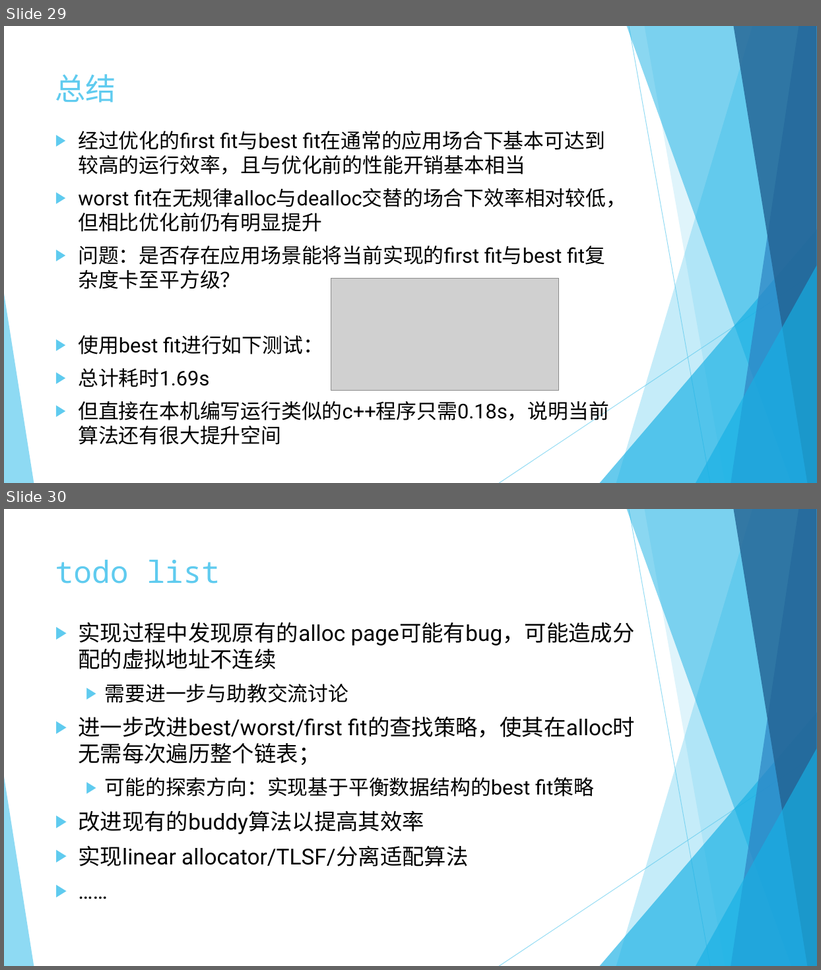
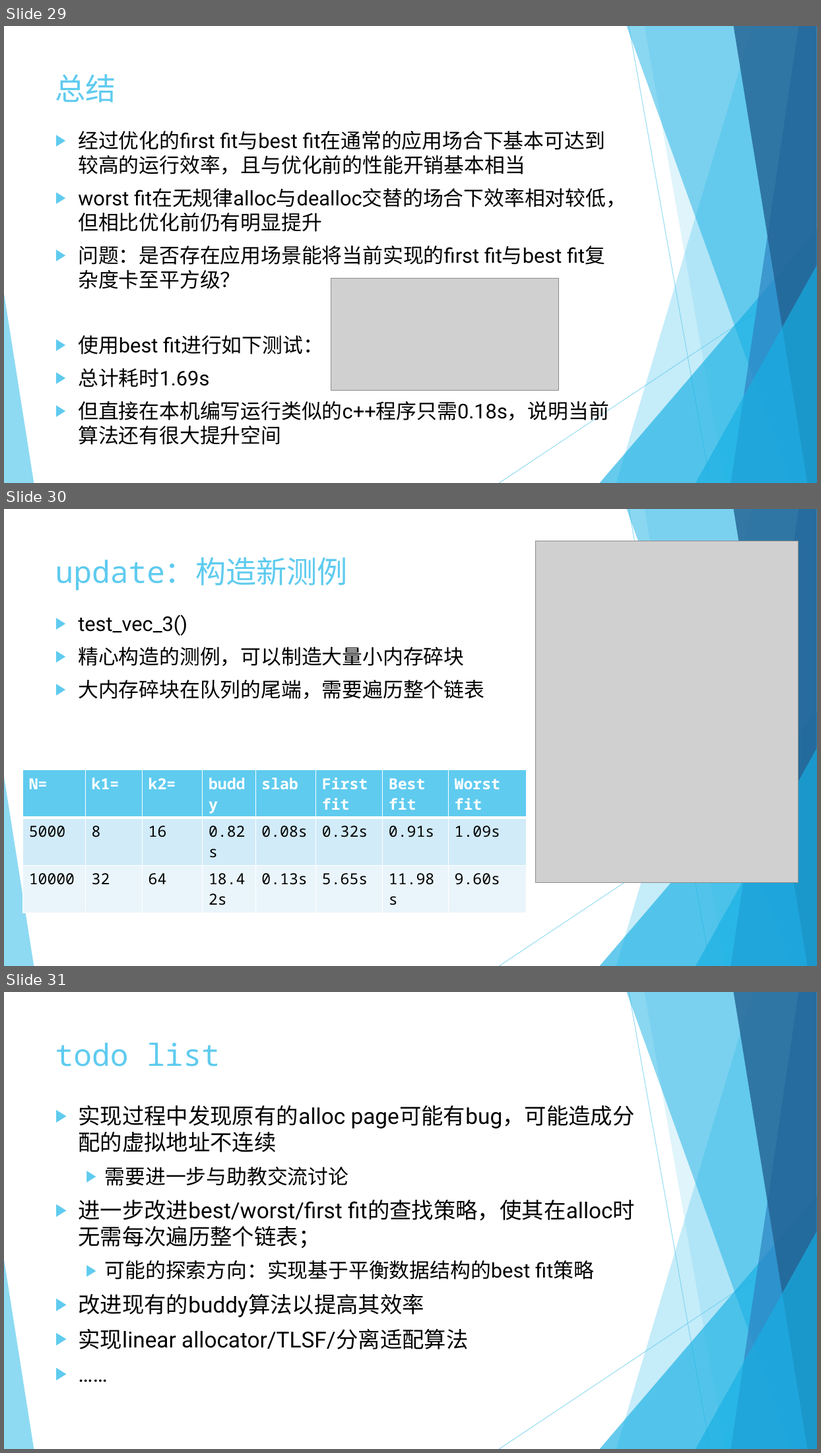
Before and after one commit to rcore-os/mem_malloc_subsystem, a slide deck: slides/week8.pptx. Shown one above the other, each under a label of ours: slides 29 and 30 before the commit, slides 29, 30 and 31 after it. The pictures are 821x970 and 821x1453 pixels, drawn with LibreOffice and Linux fonts; fonts in the diff are those of the drawing; grey boxes stand for pictures. Boxes give left, top, right and bottom in pixels: in the first picture for what was removed or moved away, otherwise in the second. Text is boxed around its words. In the diff, an @@ line names an element or a change of style, - is before the commit and + after.

```diff
--- a/slides/week8.pptx
+++ b/slides/week8.pptx
@@ slide 30 added at [4, 509, 817, 966], background #FFFFFF; not listed: 10 template elements that a slide beside it also shows @@
@@ picture added at [536, 541, 799, 883] @@
@@ title added at [55, 557, 349, 590], 36 pt, text #5FCBEF @@
+update：构造新测例
@@ text added at [78, 615, 484, 699], 24 pt, text #000000 @@
+▶ test_vec_3()
+▶ 精心构造的测例，可以制造大量小内存碎块
+▶ 大内存碎块在队列的尾端，需要遍历整个链表
@@ table added at [23, 770, 527, 888], 3 rows, 8 columns @@
+N= | k1= | k2= | buddy | slab | First fit | Best fit | Worst fit
+5000 | 8 | 16 | 0.82s | 0.08s | 0.32s | 0.91s | 1.09s
+10000 | 32 | 64 | 18.42s | 0.13s | 5.65s | 11.98s | 9.60s
@@ what was slide 30 is now slide 31 @@
```
